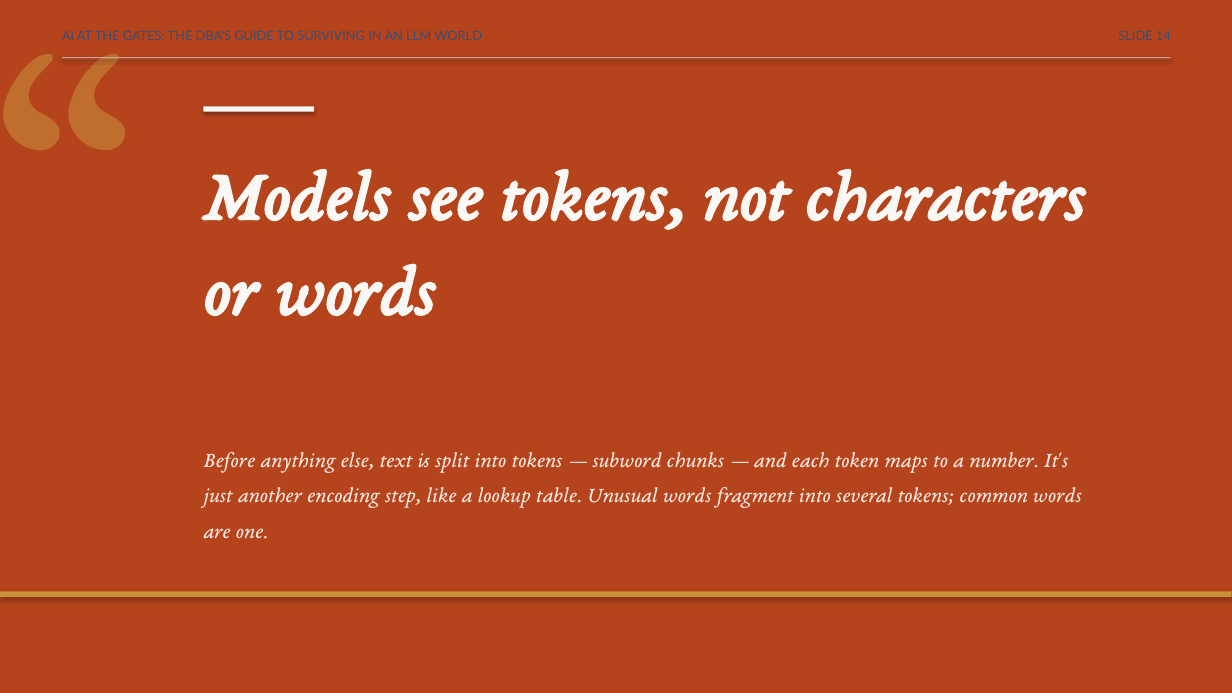
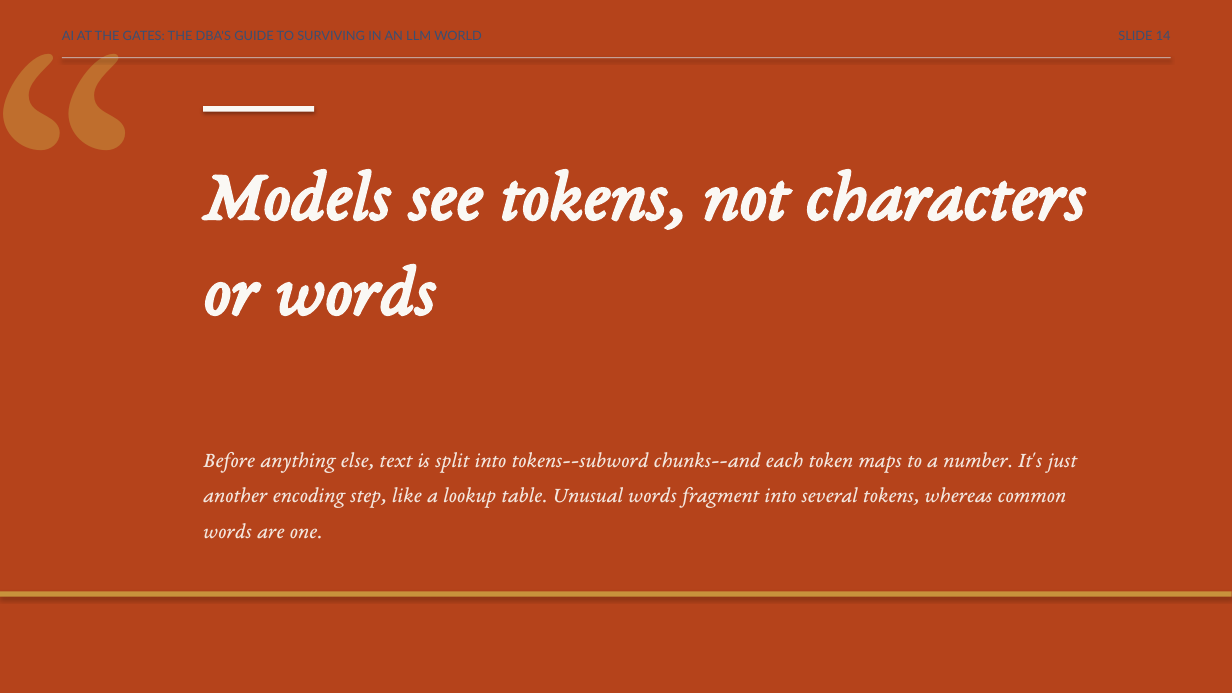
Before and after one commit to feaselkl/AI-at-the-Gates, a slide deck: slide 15 of slides/scenic-city-aigates-precon.pptx (slide 14 before the commit). Drawn at 1232x693 pixels with LibreOffice and Linux fonts; fonts in the diff are those of the drawing. Boxes give left, top, right and bottom in pixels: in the first picture for what was removed or moved away, otherwise in the second. Text is boxed around its words. In the diff, an @@ line names an element or a change of style, - is before the commit and + after.

```diff
--- a/slides/scenic-city-aigates-precon.pptx
+++ b/slides/scenic-city-aigates-precon.pptx
@@ text "“" rewrapped from [0,0,407,333] to [0,0,407,363] @@
@@ text at [203,452,1077,539]: text changed @@
-Before anything else, text is split into tokens — subword chunks — and each token maps to a number. It's just another encoding step, like a lookup table. Unusual words fragment into several tokens; common words are one.
+Before anything else, text is split into tokens--subword chunks--and each token maps to a number. It's just another encoding step, like a lookup table. Unusual words fragment into several tokens, whereas common words are one.
```
Also in this commit, not shown: 109 other slides changed, 1 slide added, 1 slide removed.
